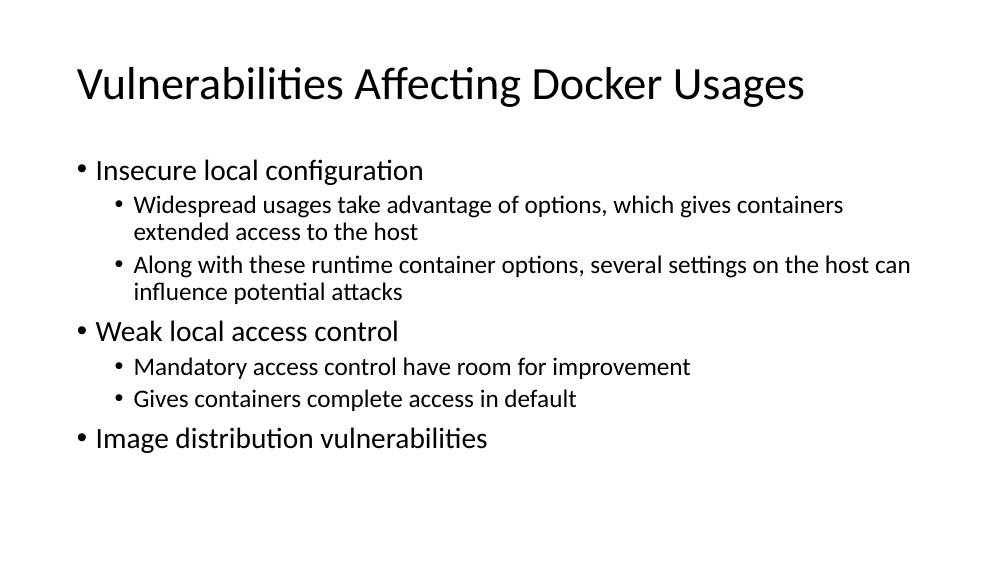
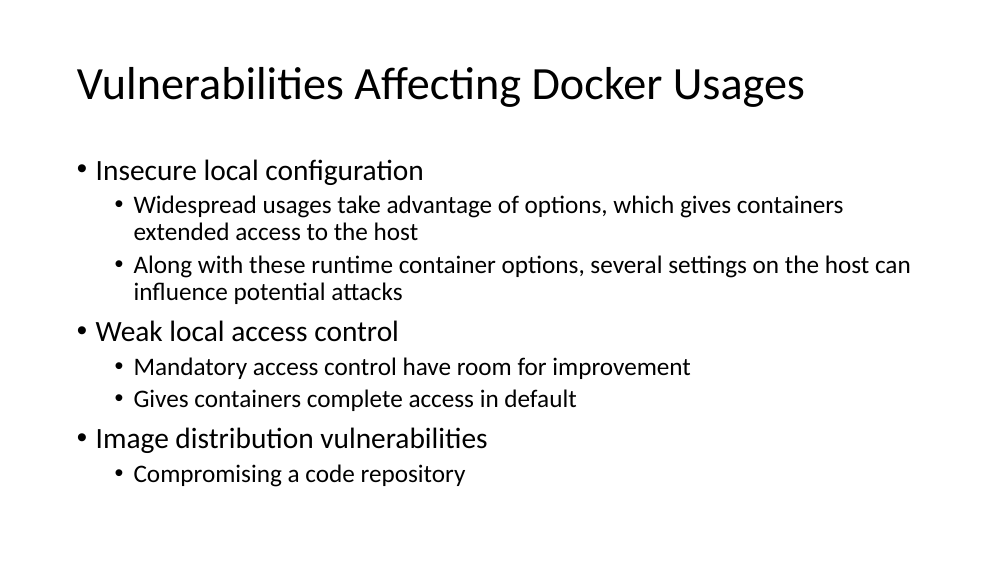
Before and after one commit to tianyuzhou95/Docker, a slide deck: slide 22 of To Docker or Not to Docker A Security Perspective.pptx. Drawn at 1008x567 pixels with LibreOffice and Linux fonts; fonts in the diff are those of the drawing. Boxes give left, top, right and bottom in pixels: in the first picture for what was removed or moved away, otherwise in the second. Text is boxed around its words. In the diff, an @@ line names an element or a change of style, - is before the commit and + after.

```diff
--- a/To Docker or Not to Docker A Security Perspective.pptx
+++ b/To Docker or Not to Docker A Security Perspective.pptx
@@ text at (134,464,466,487): paragraph added @@
+  • Compromising a code repository
```
Also in this commit, not shown: 1 other slide changed, 1 slide added, 1 other file.
